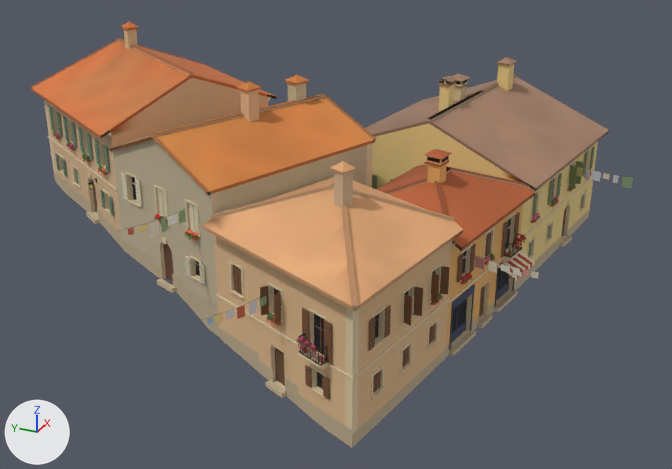
The glTF model games/yorimichi/assets/belmonte/meshes/SM_BM_BT_blk_16.glb: old version first, new version second.
One viewpoint serves both versions: a 50 mm camera at (-52.4, -27.3, 28.5) aimed at (-1.6, -4.4, 3.1). Lighting does not change. The marker at lower left points along +X, +Y and +Z. The older version comes first. Vertices at exactly the same position are counted once.

Objects in the first picture: 'SM_BM_BT_blk_16'.
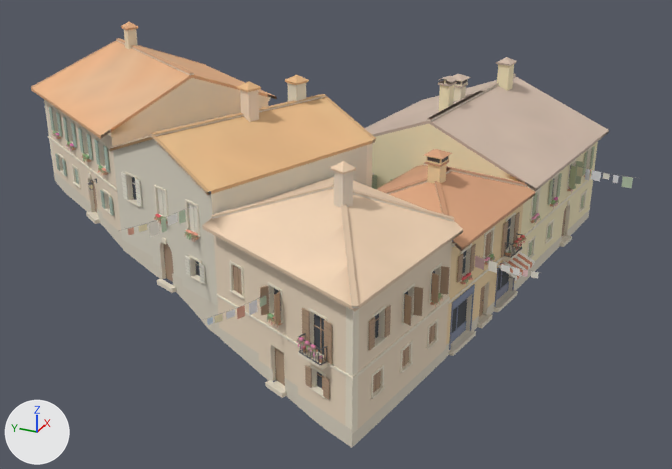
Location of each change, (x1, y1, x2, y2) in pixels of the pictures (672 x 469 px):
part 1 of me_sm_bt_blk_16, recoloured: (44, 29, 593, 434) in both
part 2 of me_sm_bt_blk_16, recoloured (brown to beige): (31, 22, 636, 447) in both

The change, as a diff of the scene's bpy script:
```diff
--- a/games/yorimichi/assets/belmonte/meshes/SM_BM_BT_blk_16.glb.py
+++ b/games/yorimichi/assets/belmonte/meshes/SM_BM_BT_blk_16.glb.py
@@ me_sm_bt_blk_16 @@
 me_sm_bt_blk_16.from_pydata(...)  # 10862 vertices, 12637 faces; spans x -19.1..17.4, y -21.9..18.6, z -0.7..15.0
 # used by ob_sm_bm_bt_blk_16; location = (0.0, 0.0, 0.0)
+# me_sm_bt_blk_16 part 1: 4504 faces centred in x -17.4..17.4, y -19.6..18.2, z -0.2..14.5 are repainted in the vertex colours; the middle colour goes from beige #dec9a3 to pale yellow #f0e6d1
+# me_sm_bt_blk_16 part 2: 8133 faces centred in x -19.1..17.2, y -21.9..18.6, z -0.6..14.8 are repainted in the vertex colours; the middle colour goes from brown #bd8669 to beige #dfc0ac
 me_sm_bt_blk_16.materials.append(mat_bm_000_m_stone_015)
```
